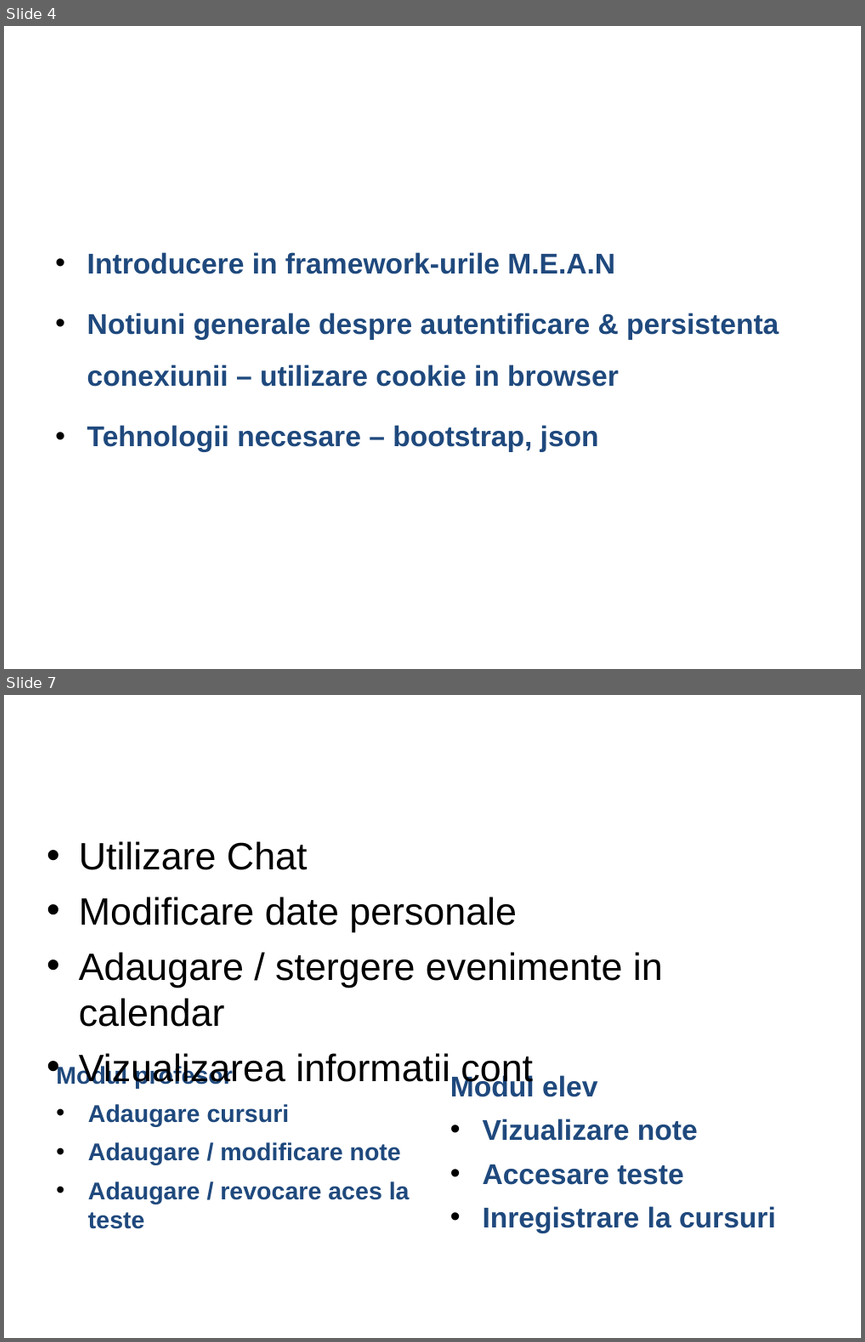
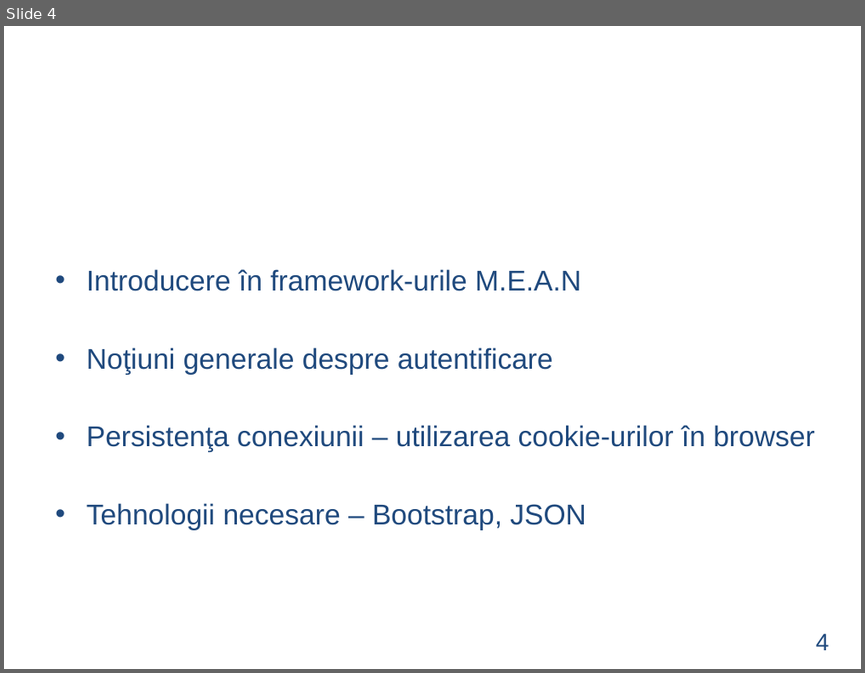
Before and after one commit to LucaAndrei/TeachMe-Online, a slide deck: documentatie/Prezentare Powerpoint/Prezentare Licenta Luca Andrei.ppt. Shown one above the other, each under a label of ours: slides 4 and 7 before the commit, slide 4 after it; the slides between them are not shown. The pictures are 865x1342 and 865x673 pixels, drawn with LibreOffice and Linux fonts; fonts in the diff are those of the drawing; background and template pictures are left out. Boxes give left, top, right and bottom in pixels: in the first picture for what was removed or moved away, otherwise in the second. Text is boxed around its words. In the diff, an @@ line names an element or a change of style, - is before the commit and + after.

```diff
--- a/documentatie/Prezentare Powerpoint/Prezentare Licenta Luca Andrei.ppt
+++ b/documentatie/Prezentare Powerpoint/Prezentare Licenta Luca Andrei.ppt
@@ slide 7 removed at [4, 695, 861, 1338], background picture (left out) @@
@@ text removed at [215, 708, 650, 795] @@
-Facilitati
@@ text removed at [79, 841, 663, 1088] @@
-• Utilizare Chat
-• Modificare date personale
-• Adaugare / stergere evenimente in calendar
-• Vizualizarea informatii cont
@@ text removed at [56, 1064, 409, 1229] @@
-Modul profesor
-• Adaugare cursuri
-• Adaugare / modificare note
-• Adaugare / revocare aces la teste
@@ text removed at [450, 1073, 776, 1233] @@
-Modul elev
-• Vizualizare note
-• Accesare teste
-• Inregistrare la cursuri
@@ slide 4 changed as well @@
@@ text at [86, 269, 814, 530]: text changed; bold off @@
-• Introducere in framework-urile M.E.A.N
-• Notiuni generale despre autentificare & persistenta conexiunii – utilizare cookie in browser
-• Tehnologii necesare – bootstrap, json
+• Introducere în framework-urile M.E.A.N
+• Noţiuni generale despre autentificare
+• Persistenţa conexiunii – utilizarea cookie-urilor în browser
+• Tehnologii necesare – Bootstrap, JSON
@@ text added at [816, 633, 829, 650], 20 pt, text #1F497D @@
+4
```
Also in this commit, not shown: 4 other slides changed, 6 slides added, 4 other slides removed, 17 other files.
